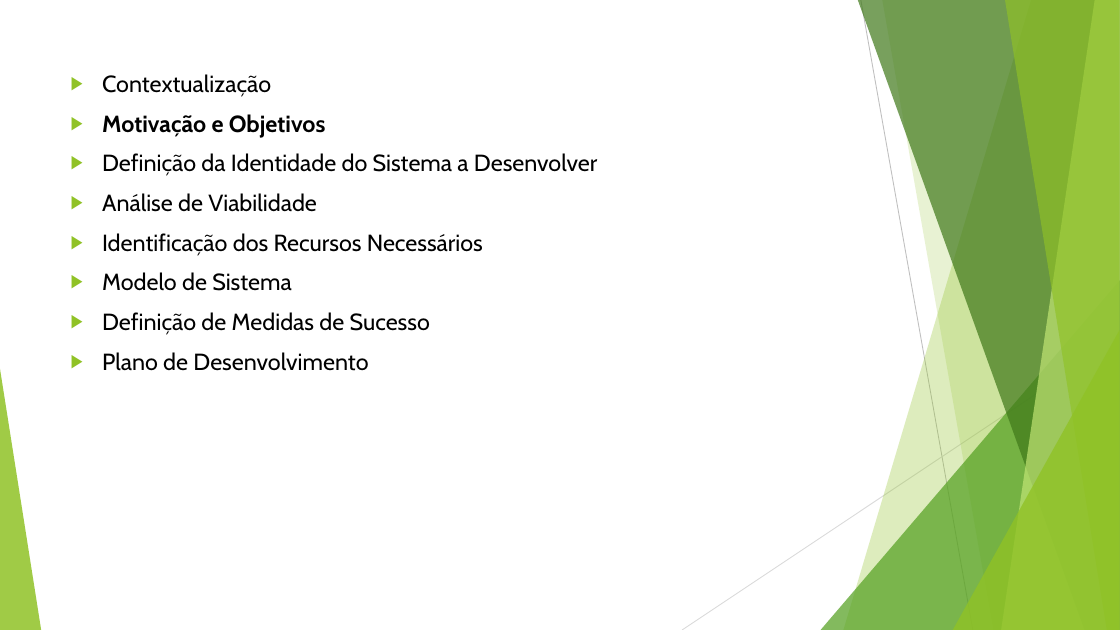
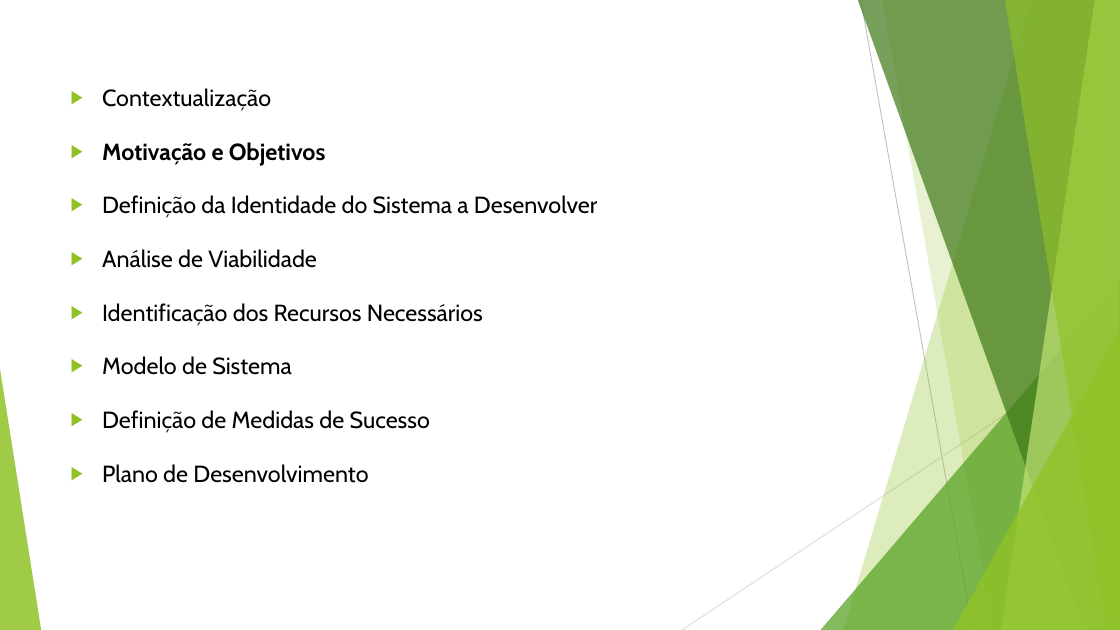
Before and after one commit to vitorjrc/babysitting-system, a slide deck: slide 2 of relatorio/LI4.pptx. Drawn at 1120x630 pixels with LibreOffice and Linux fonts; fonts in the diff are those of the drawing. Boxes give left, top, right and bottom in pixels: in the first picture for what was removed or moved away, otherwise in the second. Text is boxed around its words. In the diff, an @@ line names an element or a change of style, - is before the commit and + after.

```diff
--- a/relatorio/LI4.pptx
+++ b/relatorio/LI4.pptx
@@ text "Contextualização" at bbox=[102, 88, 597, 483]: line spacing 1 to 1.5 @@
```
Also in this commit, not shown: 2 other slides changed.
